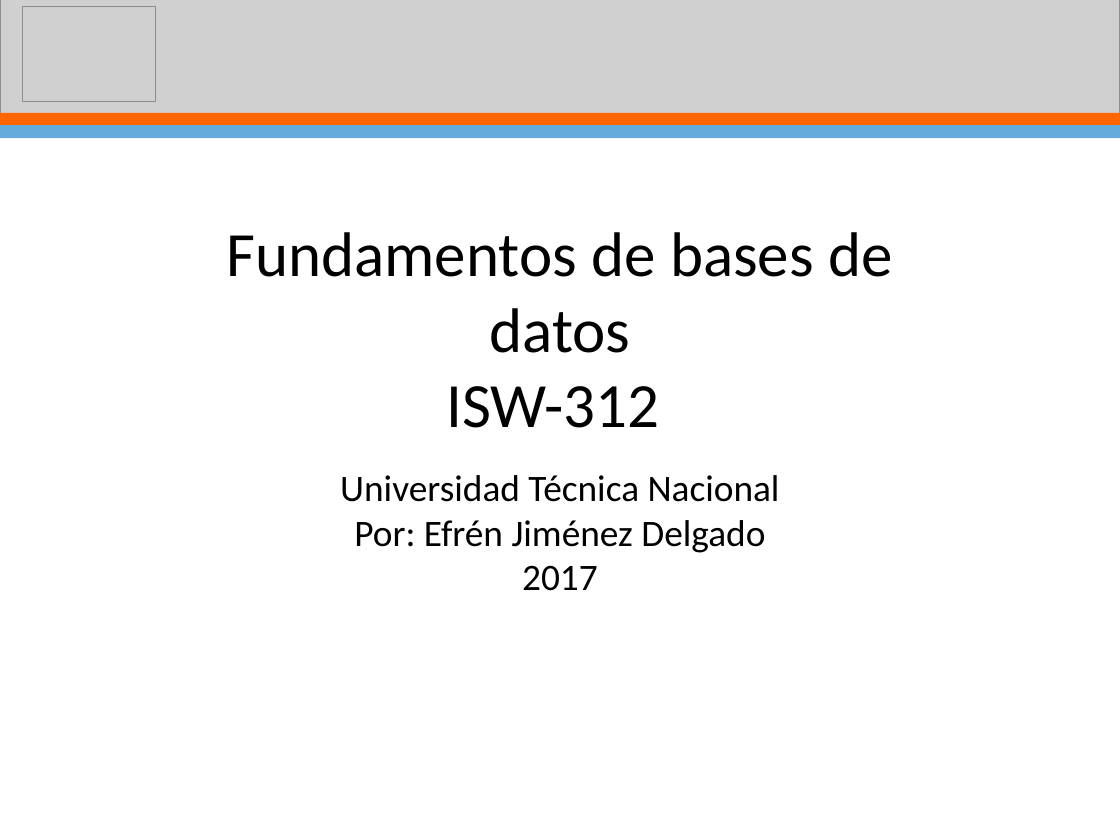
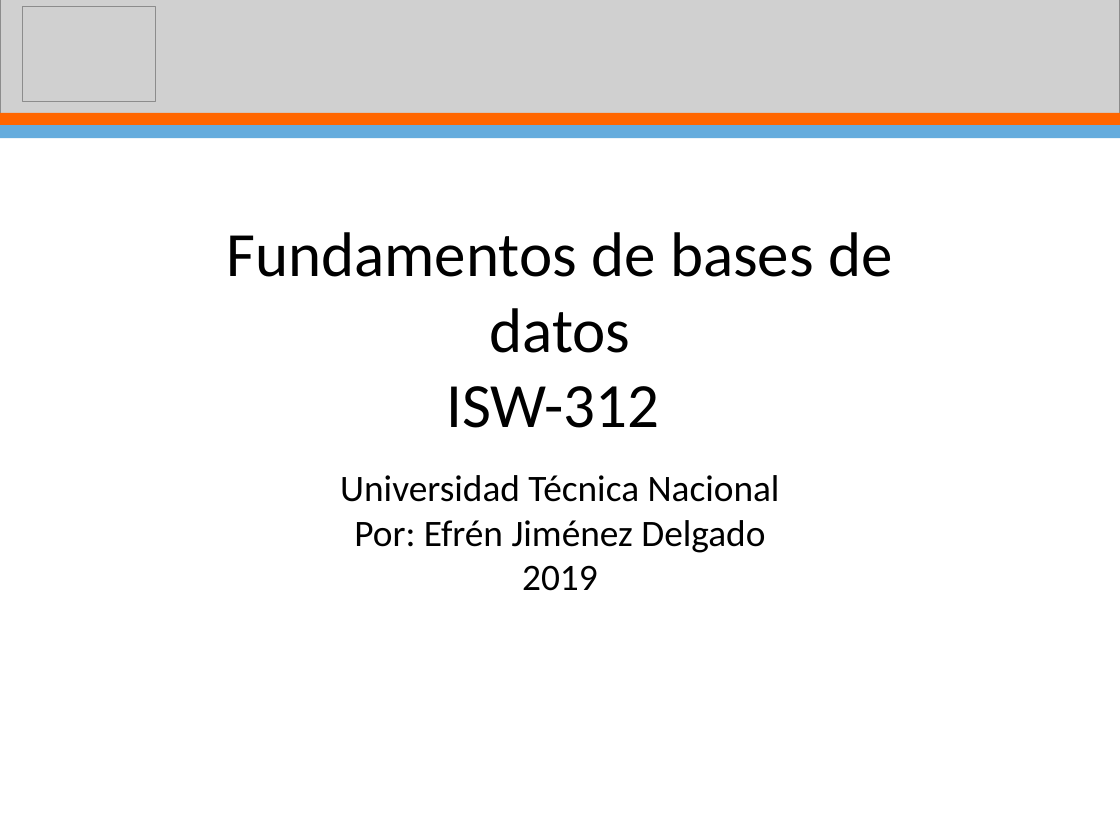
Before and after one commit to ejimenezdelgado/funda_datos_lunes_1_2019, a slide deck: slide 2 of Semana 9/clase9.pptx. Drawn at 1120x840 pixels with LibreOffice and Linux fonts; fonts in the diff are those of the drawing; grey boxes stand for pictures; background and template pictures are left out. Boxes give left, top, right and bottom in pixels: in the first picture for what was removed or moved away, otherwise in the second. Text is boxed around its words. In the diff, an @@ line names an element or a change of style, - is before the commit and + after.

Commit message:
clase 9

```diff
--- a/Semana 9/clase9.pptx
+++ b/Semana 9/clase9.pptx
@@ subtitle at (522,565,598,591): text changed @@
-2017
+2019
```
